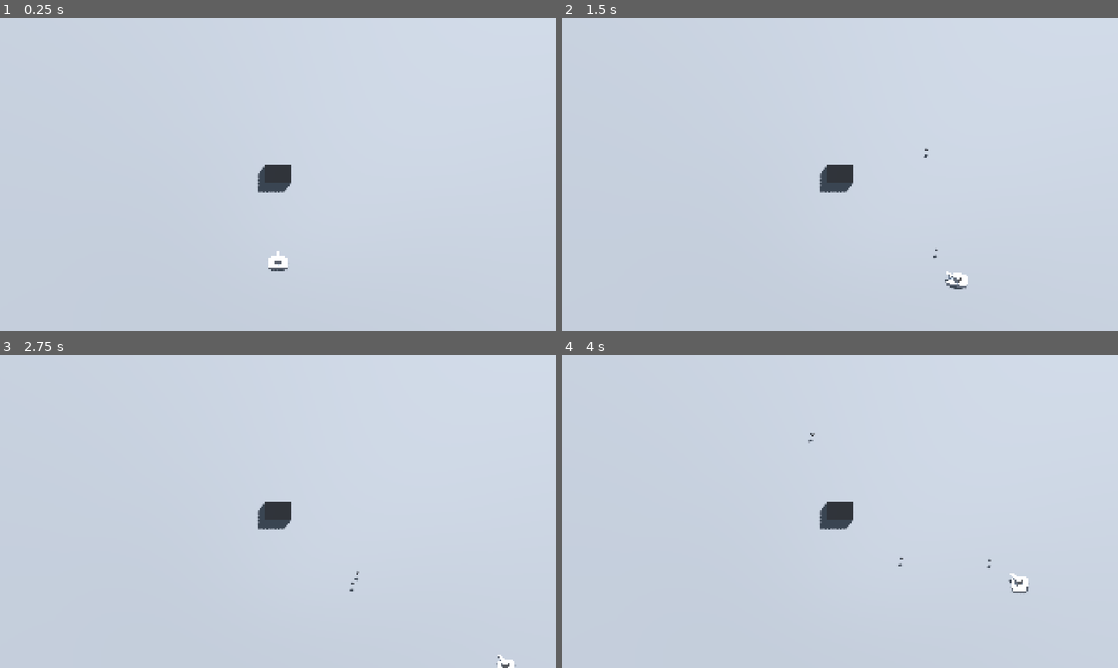
Above: before the commit, frames 1-4 (two rows, left to right).
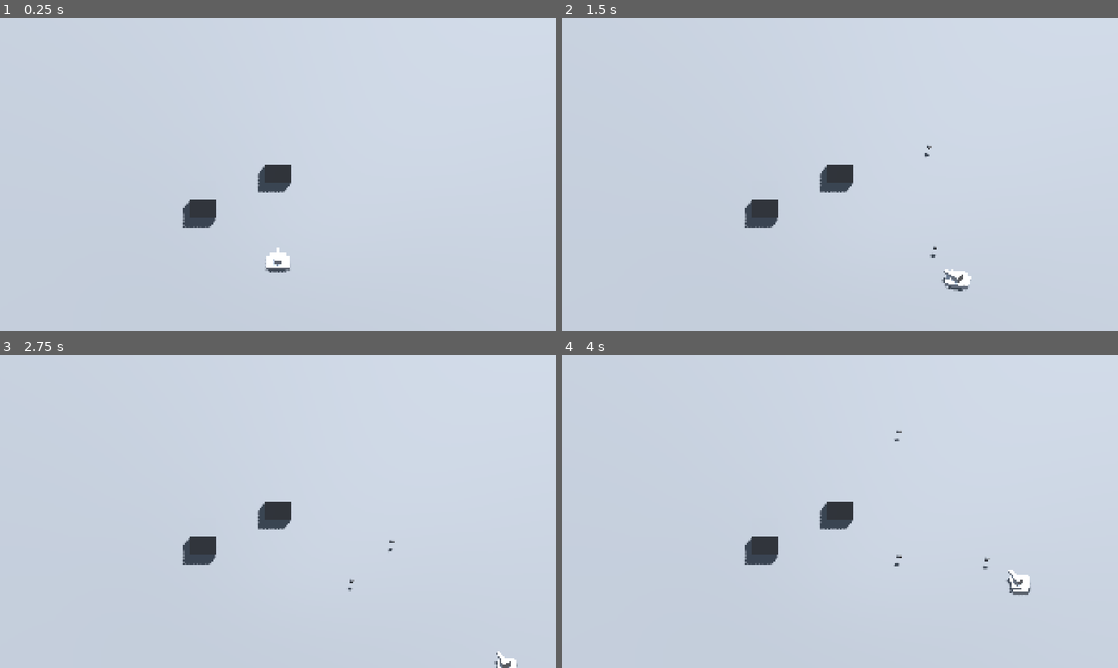
Above: after the commit, the same moments.

Repository: pepsp/tank
Game: Godot game, scene res://scenes/game.tscn
Two runs of this game, one before a commit and one after it. Both use one fixed random seed, a clock stepped at 60 frames per second and the inputs below.
Inputs (mouse positions are in pixels of both pictures, inside the frame that each line leads up to):
- Up to frame 1 (0.25 s): no input
- Up to frame 2 (1.5 s): tap Enter at 0.5 s; move the mouse to (962, 158) at 0.52 s; hold D (right) 0.53-1.28 s; click (962, 158) at 0.6 s; move the mouse to (728, 190) at 1.27 s; hold S (down) from 1.28 s (still down); click (728, 190) at 1.35 s
- Up to frame 3 (2.75 s): move the mouse to (333, 442) at 2.02 s; release S (down) at 2.03 s; hold D (right) from 2.03 s (still down); click (333, 442) at 2.1 s
- Up to frame 4 (4 s): move the mouse to (812, 574) at 2.77 s; release D (right) at 2.78 s; hold W (up) 2.78-3.53 s; click (812, 574) at 2.85 s; move the mouse to (1006, 558) at 3.52 s; hold A (left) from 3.53 s (still down); click (1006, 558) at 3.6 s

The runs differ from the first frame. In frame 1, 0.6% of the frame differs, in the area x 32-53%, y 58-82%; in frame 2, 0.7%; in frame 3, 0.6%; in frame 4, 0.7%, in the area x 32-85%, y 24-77%.

Commit message:
tank mesh scaled to 1.2, canonball collision changed to sphere

Diff:
--- a/project.godot
+++ b/project.godot
@@ -19,6 +19,7 @@
 
 window/size/viewport_width=1920
 window/size/viewport_height=1080
+window/size/mode=3
 window/size/window_width_override=1280
 window/size/window_height_override=720
 window/stretch/mode="canvas_items"
--- a/scenes/cannon_ball.tscn
+++ b/scenes/cannon_ball.tscn
@@ -8,8 +8,8 @@
 
 [sub_resource type="SphereMesh" id="SphereMesh_choov"]
 
-[sub_resource type="BoxShape3D" id="BoxShape3D_choov"]
-size = Vector3(0.089660645, 0.11109924, 0.101135254)
+[sub_resource type="SphereShape3D" id="SphereShape3D_4105j"]
+radius = 0.07489011
 
 [node name="cannon_ball" type="RigidBody3D" unique_id=1288508640]
 collision_layer = 8
@@ -33,4 +33,4 @@
 
 [node name="CollisionShape3D" type="CollisionShape3D" parent="." unique_id=935465518]
 transform = Transform3D(1, 0, 0, 0, 1, 0, 0, 0, 1, -3.0517578e-05, 0.00022125244, 0.00015258789)
-shape = SubResource("BoxShape3D_choov")
+shape = SubResource("SphereShape3D_4105j")
--- a/scenes/game.tscn
+++ b/scenes/game.tscn
@@ -41,3 +41,6 @@
 
 [node name="Cubo" parent="." unique_id=1102361276 instance=ExtResource("4_lbhrr")]
 transform = Transform3D(1, 0, 0, 0, 1, 0, 0, 0, 1, 0, 0.5415053, 0)
+
+[node name="Cubo2" parent="." unique_id=1919415298 instance=ExtResource("4_lbhrr")]
+transform = Transform3D(1, 0, 0, 0, 1, 0, 0, 0, 1, -2.8712502, 0.5415053, 1.9156506)
--- a/scenes/tank.tscn
+++ b/scenes/tank.tscn
@@ -221,11 +221,12 @@
 shadow_mesh = SubResource("ArrayMesh_doxhs")
 
 [sub_resource type="BoxShape3D" id="BoxShape3D_vbf0h"]
-size = Vector3(0.5039978, 0.30652237, 0.47738457)
+size = Vector3(0.58548546, 0.29193306, 0.57897127)
 
 [node name="Tank" type="CharacterBody3D" unique_id=226076162]
 
 [node name="tank" type="Node3D" parent="." unique_id=826714138]
+transform = Transform3D(1.2, 0, 0, 0, 1.2, 0, 0, 0, 1.2, 0, 0, 0)
 
 [node name="controller" type="Node3D" parent="tank" unique_id=1169398674]
 
@@ -269,5 +270,5 @@
 mesh = SubResource("ArrayMesh_j2etl")
 
 [node name="CollisionShape3D" type="CollisionShape3D" parent="." unique_id=325537815]
-transform = Transform3D(1, 0, 0, 0, 1, 0, 0, 0, 1, -1.5258789e-05, 0.21655667, -0.06133747)
+transform = Transform3D(1, 0, 0, 0, 1, 0, 0, 0, 1, 0.0012960434, 0.22385132, -0.08414346)
 shape = SubResource("BoxShape3D_vbf0h")
